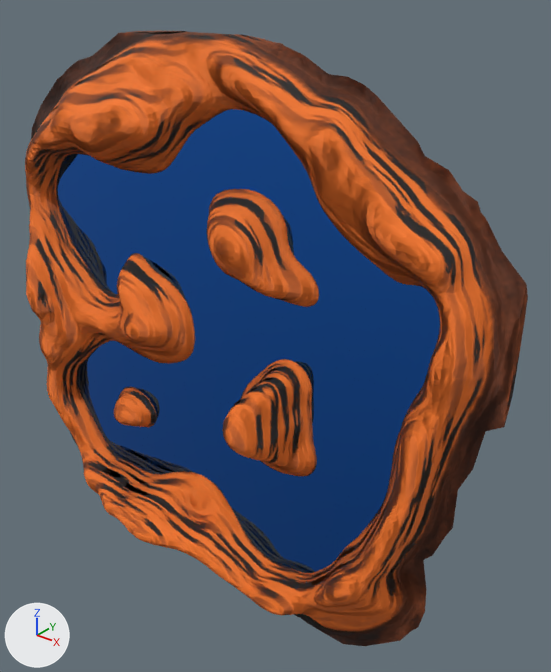
Renders of the glTF model src/arenas/testy_mountains/mountains.glb from each side of a commit.
The view is the same before and after, from a camera (50 mm lens) standing at (49.7, -52.2, 37.1) and looking at (5.4, 3.3, 2.7). The axes (+X, +Y, +Z) are drawn at lower left. The lights are the same throughout. Objects named as collision shapes, trigger or cutter boxes, shadow casters or lower levels of detail are left out. Where no turn or scale is listed for an object, it has been applied to the vertices. Vertices at the same position are counted once.

Before the edit, the objects in view are built like this:
```python
mat_material_001 = principled_material('Material.001')
mat_material_001.base_color = (0.0316, 0.2, 0.8)  # blue #327be7
mat_material_001.metallic = 1.0
mat_material_001.roughness = 0.05
me_cylinder = bpy.data.meshes.new('Cylinder')
me_cylinder.from_pydata([(11.3, 1.0, 27.1), (19.5, 1.0, 20.8), (-24.8, 1.0, 1.2), (27.4, 1.0, -12.4), (17.5, 1.0, -19.5), (4.9, 1.0, -27.9), (-25.6, 1.0, -18.9), (-27.9, 1.0, 13.5), (-23.5, 1.0, 22.5)], [], [(0, 1, 2), (3, 4, 1), (4, 5, 2), (1, 4, 2), (5, 6, 2), (2, 7, 8), (8, 0, 2)])
me_cylinder.materials.append(mat_material_001)  # blue #327be7
me_grid_002 = bpy.data.meshes.new('Grid.002')
me_grid_002.from_pydata(...)  # 5682 vertices, 11263 faces; spans x -31.4..31.4, y -7.4..0.4, z -31.4..31.8
me_grid_002.materials.append(mat_material_002)
ob_terrain = bpy.data.objects.new('terrain', me_grid_002)
ob_terrain.location = (0.0, 1.0, 0.0)
ob_water = bpy.data.objects.new('_water', me_cylinder)
ob_water.location = (0.0, 1.0, 0.0)
ob_water.rotation_euler = (-3.142, 0.0, 0.0)  # degrees (-180, 0, 0)
```
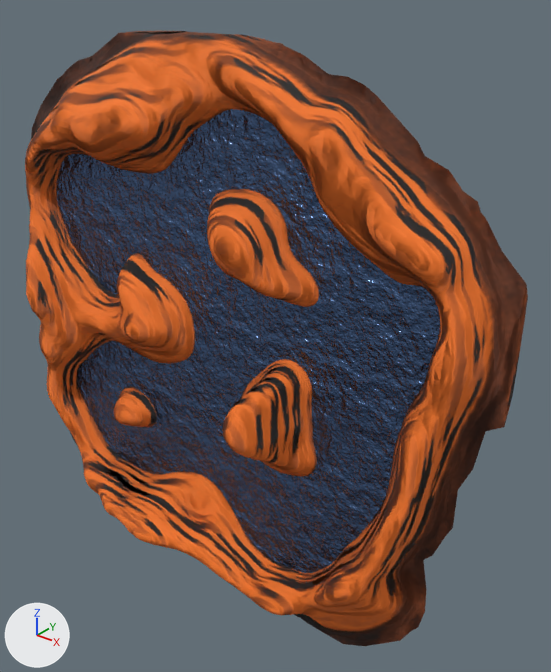
Commit message: included kiss water in game

Boxes [x1, y1, x2, y2] around the edits, measured in the pictures (551 x 672 px):
'_water', surface changed, moved, turned
    both: [56, 109, 440, 573]

The change, as a diff of the scene's bpy script:
```diff
--- a/src/arenas/testy_mountains/mountains.glb.py
+++ b/src/arenas/testy_mountains/mountains.glb.py
@@ img_perlin_normal @@
+img_perlin_normal = load_image('perlin_normal', '_unpacked/perlin_normal', 256, 256, 'Non-Color')
@@ mat_material_001 @@
 n0 = _N.new('ShaderNodeBsdfPrincipled'); n0.name = 'Principled BSDF'
-n0.inputs[0].default_value = (0.0316, 0.2, 0.8, 1.0)  # 'Base Color', blue #327ce7
+n0.inputs[0].default_value = (0.102, 0.178, 0.352, 1.0)  # 'Base Color', blue #5a75a0
 n0.inputs[1].default_value = 1.0  # 'Metallic'
-n0.inputs[2].default_value = 0.05  # 'Roughness'
+n0.inputs[2].default_value = 0.27  # 'Roughness'
 n1 = _N.new('ShaderNodeOutputMaterial'); n1.name = 'Material Output'
+n2 = _N.new('ShaderNodeNormalMap'); n2.name = 'Normal Map'
+n2.uv_map = 'UVMap'
+n3 = _N.new('ShaderNodeTexImage'); n3.name = 'Image Texture'
+n3.image = img_perlin_normal
 _L.new(n0.outputs[0], n1.inputs[0])  # 'BSDF' to 'Surface'
+_L.new(n2.outputs[0], n0.inputs[5])  # 'Normal' to 'Normal'
+_L.new(n3.outputs[0], n2.inputs[1])  # 'Color' to 'Color'
@@ me_cylinder @@
 # used by ob_water; location = (0.0, 1.0, 0.0); rotation_euler = (-3.142, 0.0, 0.0), in degrees (-180, 0, 0)
-me_cylinder.from_pydata(...)  # 9 vertices, 7 faces; spans x -27.9..27.4, y 1.0, z -27.9..27.1
+me_cylinder.from_pydata(...)  # 1532 vertices, 2903 faces; spans x -28.0..28.7, y 0.0, z -25.4..27.7
+# me_cylinder part 1: 9 vertices removed from x -27.9..27.4, y 1.0, z -27.9..27.1; 1532 vertices added at x -28.0..28.7, y 0.0, z -25.4..27.7
 me_cylinder.materials.append(mat_material_001)
@@ ob_water @@
 ob_water = bpy.data.objects.new('_water', me_cylinder)
-ob_water.location = (0.0, 1.0, 0.0)
-ob_water.rotation_euler = (-3.142, 0.0, 0.0)  # degrees (-180, 0, 0)
+ob_water.location = (0.0, 0.0, 0.0)
```
